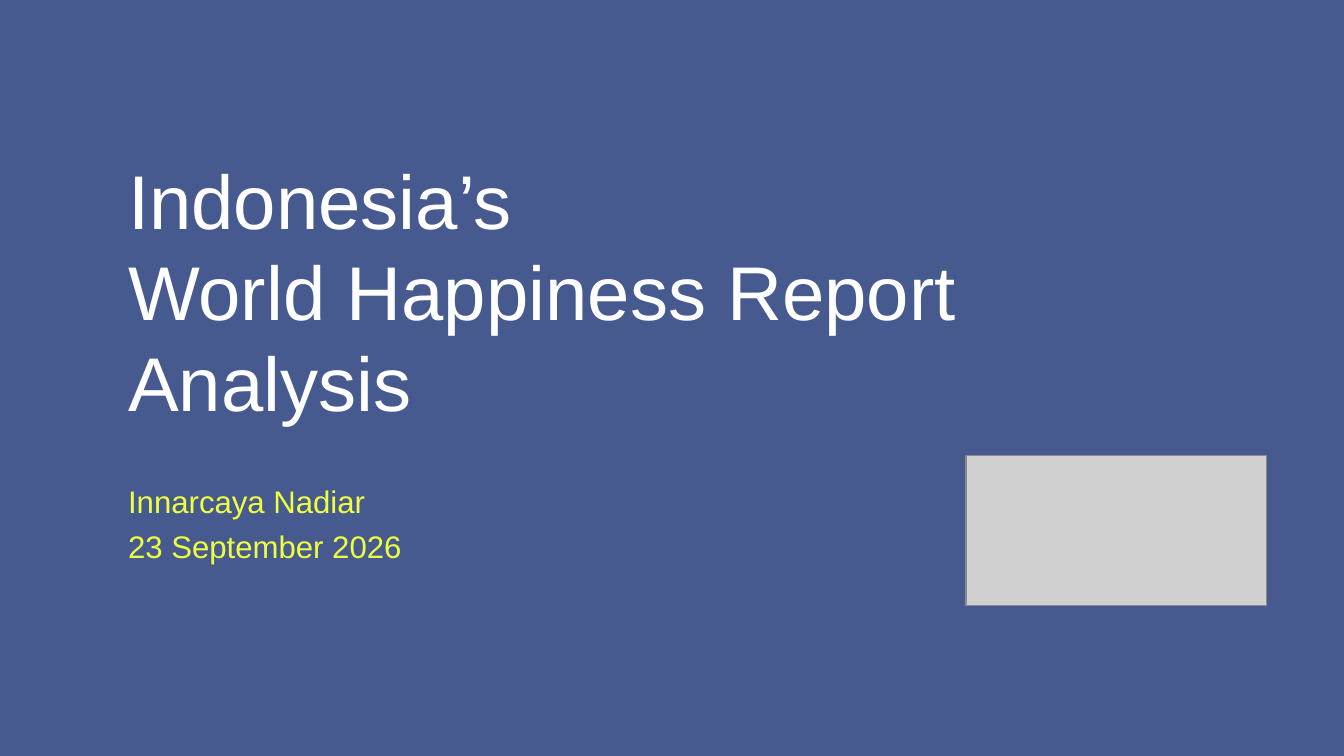
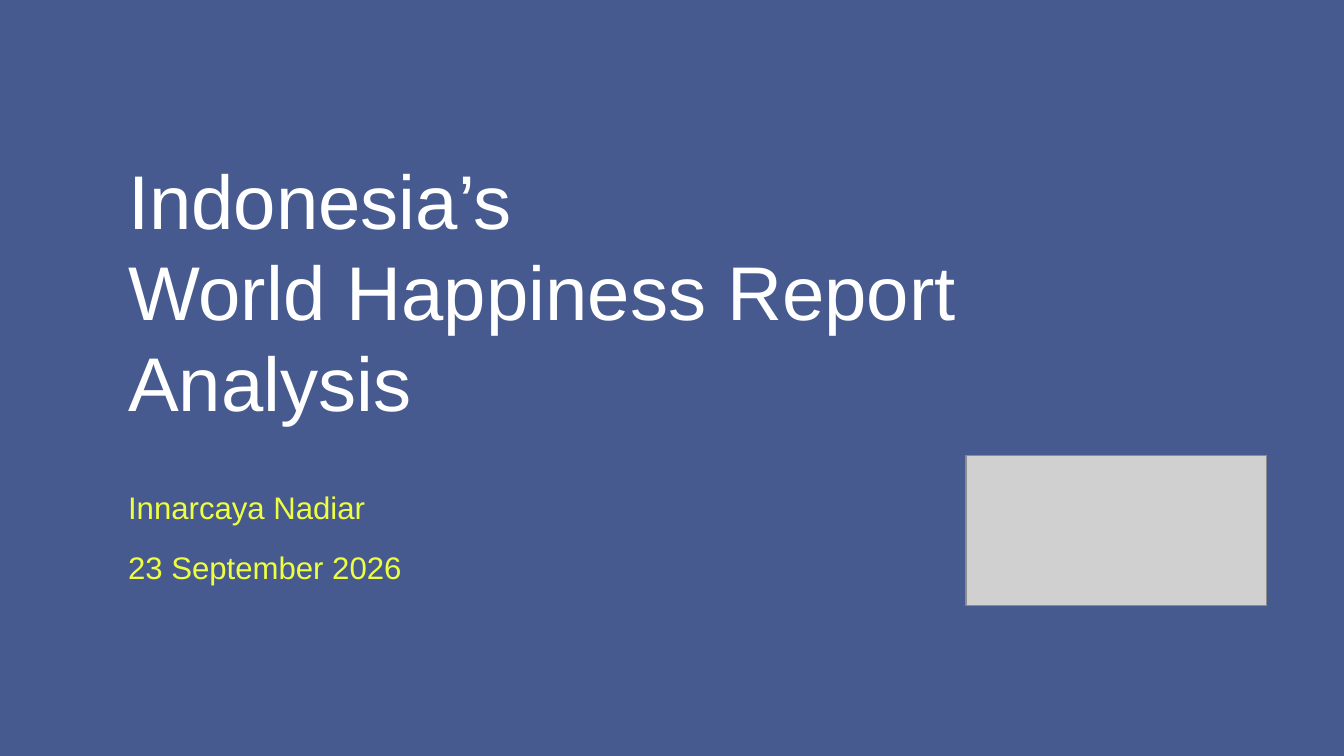
Before and after one commit to innarnadiar/indowhr, a slide deck: slide 1 of Analysis WHR_Innar.pptx. Drawn at 1344x756 pixels with LibreOffice and Linux fonts; fonts in the diff are those of the drawing; grey boxes stand for pictures. Boxes give left, top, right and bottom in pixels: in the first picture for what was removed or moved away, otherwise in the second. Text is boxed around its words. In the diff, an @@ line names an element or a change of style, - is before the commit and + after.

```diff
--- a/Analysis WHR_Innar.pptx
+++ b/Analysis WHR_Innar.pptx
@@ subtitle "Innarcaya Nadiar" at (x1=128, y1=496, x2=401, y2=585): line spacing 0.6 to 0.8 @@
```
Also in this commit, not shown: 6 other slides changed.
